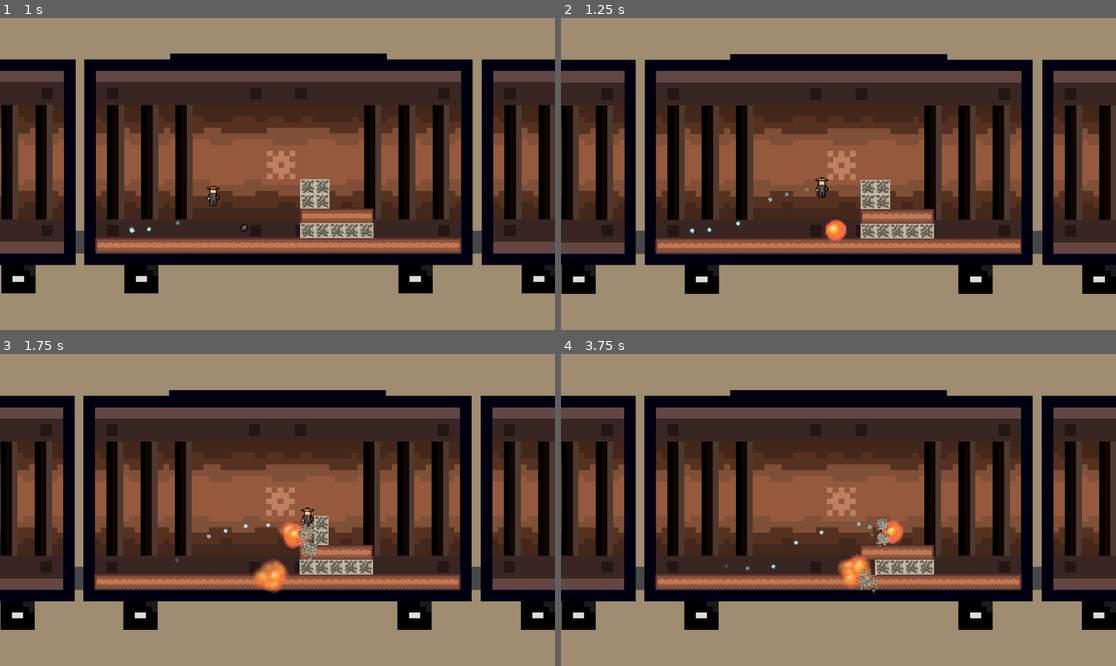
Above: before the commit, frames 1-4 (two rows, left to right).
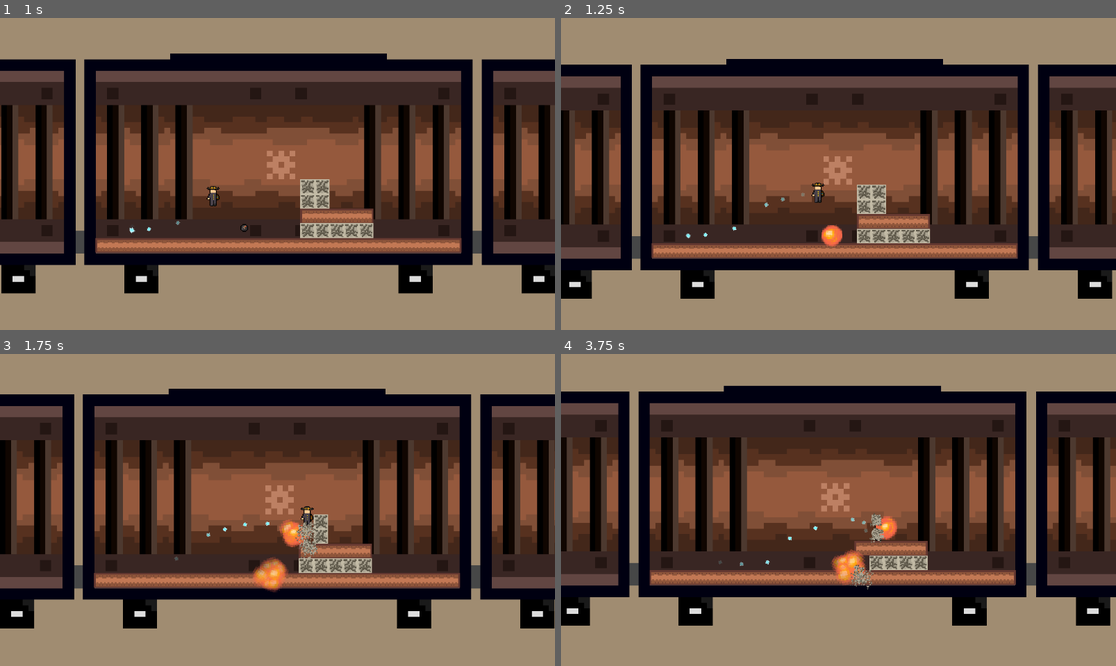
Above: after the commit, the same moments.

Repository: jordanbrotherton/GearDeRail
Game: Godot game, scene res://test.tscn
Two runs of this game, one before a commit and one after it. Both use one fixed random seed, a clock stepped at 60 frames per second and the inputs below.
Inputs:
- Up to frame 1 (1 s): hold Right (ui_right) from 0.53 s (still down); tap X (bomb) at 0.6 s; tap Space (jump) at 0.77 s
- Up to frame 2 (1.25 s): keep holding Right (ui_right)
- Up to frame 3 (1.75 s): keep holding Right (ui_right); tap X (bomb) at 1.35 s; tap Space (jump) at 1.52 s
- Up to frame 4 (3.75 s): release Right (ui_right) at 2.03 s; hold Left (ui_left) 2.03-2.78 s; tap X (bomb) at 2.1, 2.85, 3.6 s; hold Right (ui_right) from 2.78 s (still down); tap Space (jump) at 3.02 s

Frame 1 is identical in both runs. In frame 2, 27% of the frame differs, in the area x 0-100%, y 11-90%; in frame 3, 8.8%; in frame 4, 30%, in the area x 0-100%, y 10-89%.

Commit message:
feat: screen shake

Diff:
--- a/entities/bomb/bomb.gd
+++ b/entities/bomb/bomb.gd
@@ -27,6 +27,10 @@
 	move_and_slide()
 
 func _explode():
+	var cam = get_viewport().get_camera_2d()
+	if cam and cam.has_method("start_shake"):
+		cam.start_shake()
+
 	var e = explosion.instantiate()
 	e.global_position = global_position
 	get_parent().add_child(e)
--- a/entities/bomb/bomb.tscn
+++ b/entities/bomb/bomb.tscn
@@ -32,7 +32,7 @@
 radius = 4.0
 
 [sub_resource type="CircleShape2D" id="CircleShape2D_5b527"]
-radius = 14.035668
+radius = 15.0
 
 [node name="Bomb" type="CharacterBody2D" unique_id=1478931881 node_paths=PackedStringArray("area", "col_shape")]
 scale = Vector2(2, 2)
--- a/entities/player/camera.gd
+++ b/entities/player/camera.gd
@@ -1,6 +1,26 @@
 extends Camera2D
 
 @export var focus_target: Node2D
+@export var shake_factor: float = 20.0
+
+@export var shake_length: float = 5
+
+@onready var rand = RandomNumberGenerator.new()
+
+var shake_process: float
 
 func _process(delta: float) -> void:
 	global_position = focus_target.global_position
+	shake_process = lerp(shake_process, 0.0, shake_length * delta)
+
+	offset = _get_shake_offset()
+
+func _get_shake_offset() -> Vector2:
+	return Vector2(
+		rand.randf_range(-shake_process, shake_process),
+		rand.randf_range(-shake_process, shake_process)
+	)
+
+
+func start_shake() -> void:
+	shake_process += shake_factor
